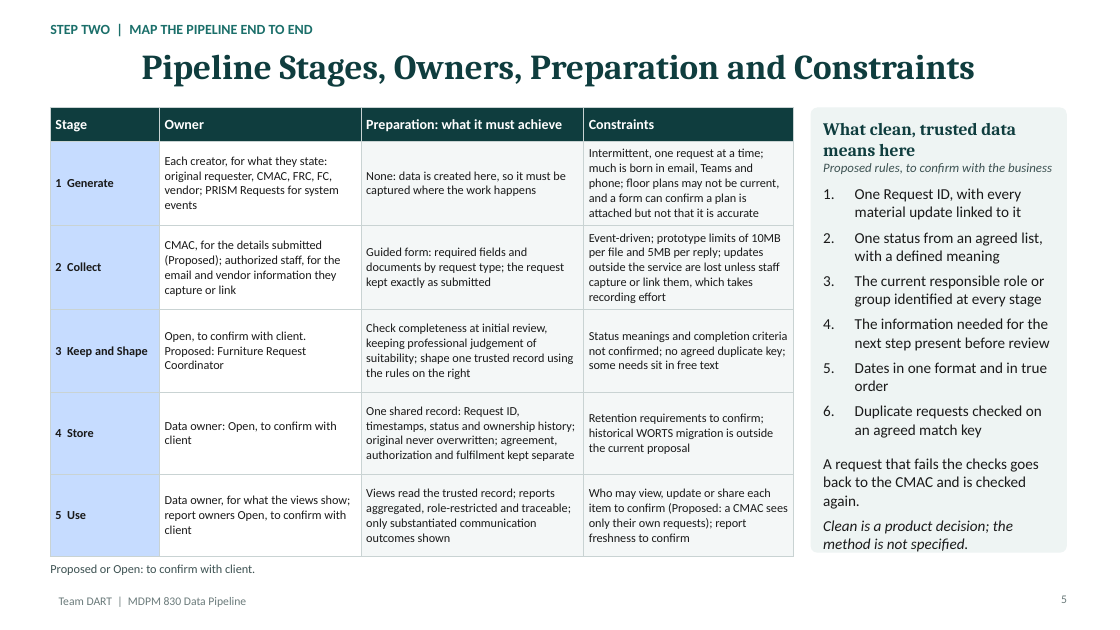
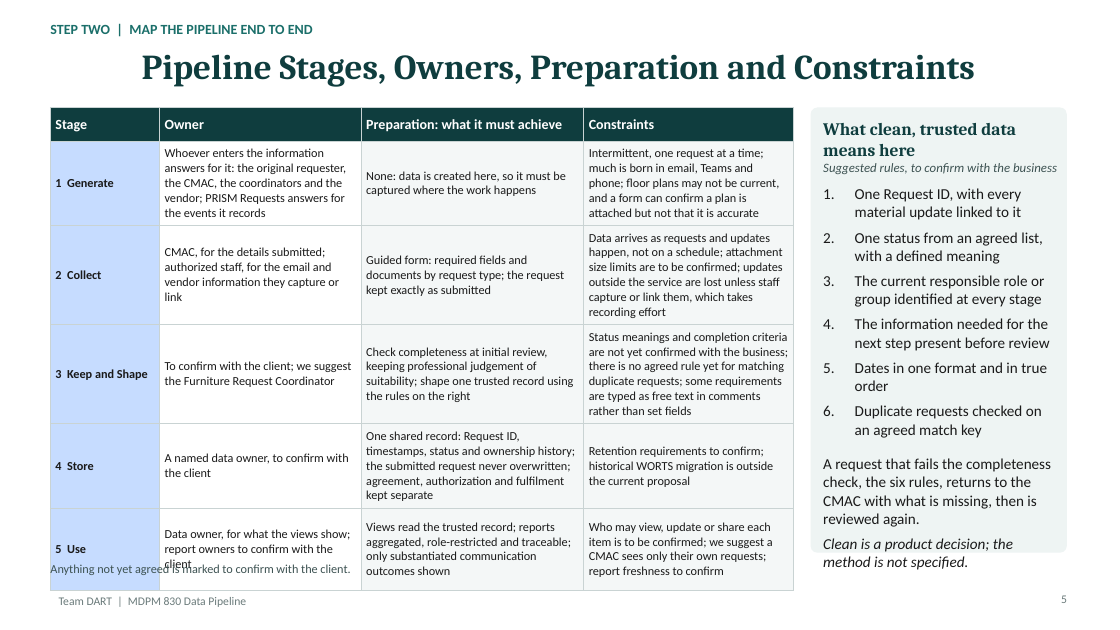
Before and after one commit to teminicrownpro-max/Adekunle-Adeniji, a slide deck: slide 2 of MDPM 830/Data Pipeline/Ade_Slides_4_and_5_Pipeline.pptx. Drawn at 1120x630 pixels with LibreOffice and Linux fonts; fonts in the diff are those of the drawing. Boxes give left, top, right and bottom in pixels: in the first picture for what was removed or moved away, otherwise in the second. Text is boxed around its words. In the diff, an @@ line names an element or a change of style, - is before the commit and + after.

```diff
--- a/MDPM 830/Data Pipeline/Ade_Slides_4_and_5_Pipeline.pptx
+++ b/MDPM 830/Data Pipeline/Ade_Slides_4_and_5_Pipeline.pptx
@@ table at <box>50,108,794,581</box> @@
-row 2, column 2: Each creator, for what they state: original requester, CMAC, FRC, FC, vendor; PRISM Requests for system events
+row 2, column 2: Whoever enters the information answers for it: the original requester, the CMAC, the coordinators and the vendor; PRISM Requests answers for the events it records
-row 3, column 2: CMAC, for the details submitted (Proposed); authorized staff, for the email and vendor information they capture or link
+row 3, column 2: CMAC, for the details submitted; authorized staff, for the email and vendor information they capture or link
-row 3, column 4: Event-driven; prototype limits of 10MB per file and 5MB per reply; updates outside the service are lost unless staff capture or link them, which takes recording effort
+row 3, column 4: Data arrives as requests and updates happen, not on a schedule; attachment size limits are to be confirmed; updates outside the service are lost unless staff capture or link them, which takes recording effort
-row 4, column 2: Open, to confirm with client. Proposed: Furniture Request Coordinator
+row 4, column 2: To confirm with the client; we suggest the Furniture Request Coordinator
-row 4, column 4: Status meanings and completion criteria not confirmed; no agreed duplicate key; some needs sit in free text
+row 4, column 4: Status meanings and completion criteria are not yet confirmed with the business; there is no agreed rule yet for matching duplicate requests; some requirements are typed as free text in comments rather than set fields
-row 5, column 2: Data owner: Open, to confirm with client
+row 5, column 2: A named data owner, to confirm with the client
-row 5, column 3: One shared record: Request ID, timestamps, status and ownership history; original never overwritten; agreement, authorization and fulfilment kept separate
+row 5, column 3: One shared record: Request ID, timestamps, status and ownership history; the submitted request never overwritten; agreement, authorization and fulfilment kept separate
-row 6, column 2: Data owner, for what the views show; report owners Open, to confirm with client
+row 6, column 2: Data owner, for what the views show; report owners to confirm with the client
-row 6, column 4: Who may view, update or share each item to confirm (Proposed: a CMAC sees only their own requests); report freshness to confirm
+row 6, column 4: Who may view, update or share each item is to be confirmed; we suggest a CMAC sees only their own requests; report freshness to confirm
@@ text at <box>823,163,1057,174</box>: text changed @@
-Proposed rules, to confirm with the business
+Suggested rules, to confirm with the business
@@ text at <box>823,458,1051,527</box>: text changed @@
-A request that fails the checks goes back to the CMAC and is checked again.
+A request that fails the completeness check, the six rules, returns to the CMAC with what is missing, then is reviewed again.
@@ text at <box>50,563,350,577</box>: text changed @@
-Proposed or Open: to confirm with client.
+Anything not yet agreed is marked to confirm with the client.
```
Also in this commit, not shown: 5 other files.
